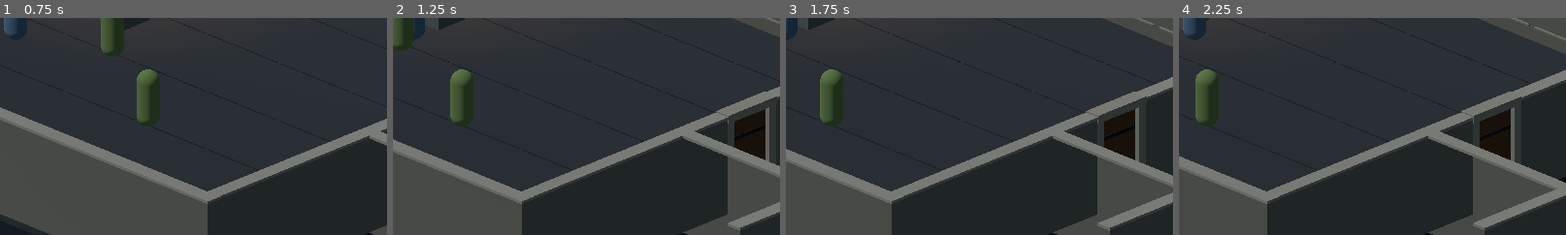
Above: before the commit, frames 1-4 (left to right).
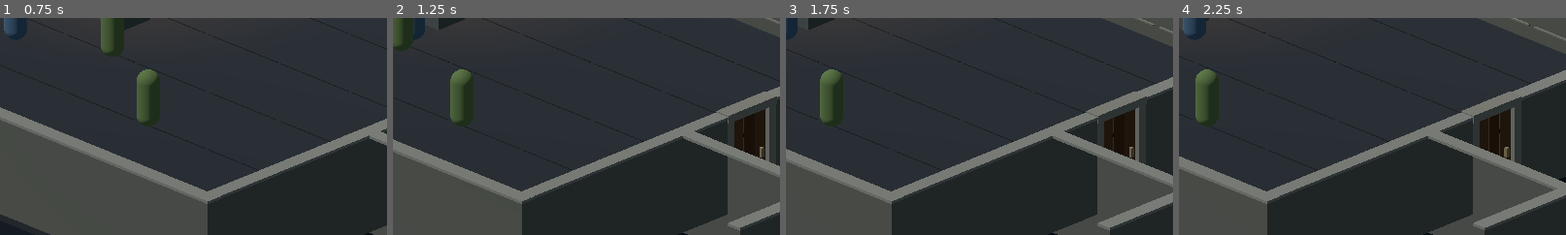
Above: after the commit, the same moments.

Repository: Jonty303/Project-Gauntlands
Game: Godot game, scene res://scenes/experiment_25d.tscn
Two runs of this game, one before a commit and one after it. Both use one fixed random seed, a clock stepped at 60 frames per second and the inputs below. This scene is started directly instead of the project's main scene.
Inputs (mouse positions are % of the whole screen's width and height, from its top left):
- Up to frame 1 (0.75 s): tap Enter (ui_accept) at 0.5 s; move the mouse to (72, 45) at 0.52 s; hold D (move_right) from 0.53 s (still down); hold Space (attack) from 0.53 s (still down); click (72, 45) at 0.67 s
- Up to frame 2 (1.25 s): keep holding D (move_right); keep holding Space (attack); tap Enter (ui_accept) at 0.77 s
- Up to frame 3 (1.75 s): release D (move_right) at 1.25 s; release Space (attack) at 1.25 s; drag from (30, 55) to (45, 70) at 1.27 s
- Up to frame 4 (2.25 s): move the mouse to (60, 28) at 2.02 s; hold D (move_right) from 2.03 s (still down); tap Q (target_previous) at 2.1 s
The pictures show only the part of the screen within x 50-100%, y 50-100%; the shares and areas given below are measured in that part.

Frame 1 is identical in both runs. In frame 2, 0.2% of the frame differs, in the area x 88-97%, y 45-65%; in frame 3, 0.2%; in frame 4, 0.3%, in the area x 77-86%, y 43-65%.

Commit message:
Detail reusable doors with individual oak planks and metal handles

Diff:
--- a/scripts/dungeon_door_25d.gd
+++ b/scripts/dungeon_door_25d.gd
@@ -32,7 +32,7 @@
         slab.size = Vector3(width - 0.06, 3.1, 0.17)
         mesh.mesh = slab
         var wood := StandardMaterial3D.new()
-        wood.albedo_color = Color("#63462e")
+        wood.albedo_color = Color("#49301e")
         wood.roughness = 0.95
         mesh.material_override = wood
         body.add_child(mesh)
@@ -52,6 +52,26 @@
             metal.albedo_color = Color("#292c30")
             iron.material_override = metal
             body.add_child(iron)
+        # Raised timber boards and a central iron pull.
+        for j in range(3):
+            var plank := MeshInstance3D.new()
+            var plank_box := BoxMesh.new()
+            plank_box.size = Vector3((width - 0.10) / 3.0 - 0.035, 2.85, 0.035)
+            plank.mesh = plank_box
+            plank.position = Vector3((float(j) - 1.0) * (width - 0.10) / 3.0, 0, 0.105)
+            var plank_mat := StandardMaterial3D.new()
+            plank_mat.albedo_color = Color("#735038") if j % 2 == 0 else Color("#62412b")
+            plank.material_override = plank_mat
+            body.add_child(plank)
+        var handle := MeshInstance3D.new()
+        var handle_mesh := BoxMesh.new()
+        handle_mesh.size = Vector3(0.11, 0.3, 0.12)
+        handle.mesh = handle_mesh
+        handle.position = Vector3(width * (0.32 if i == 0 else -0.32), 0, 0.17)
+        var handle_mat := StandardMaterial3D.new()
+        handle_mat.albedo_color = Color("#b09b72")
+        handle.material_override = handle_mat
+        body.add_child(handle)
         panels.append(hinge)
 
 func _build_frame() -> void:
